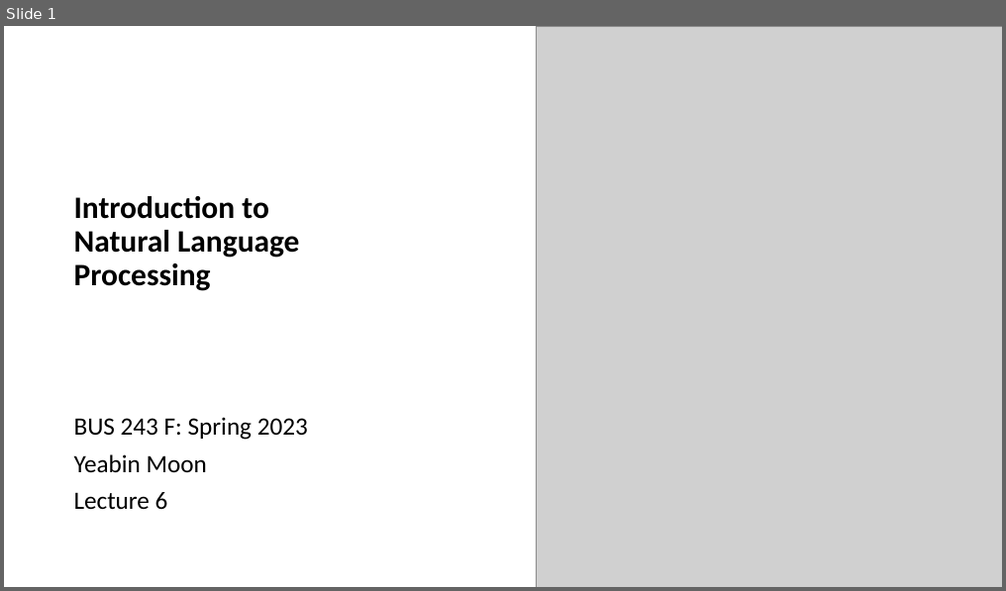
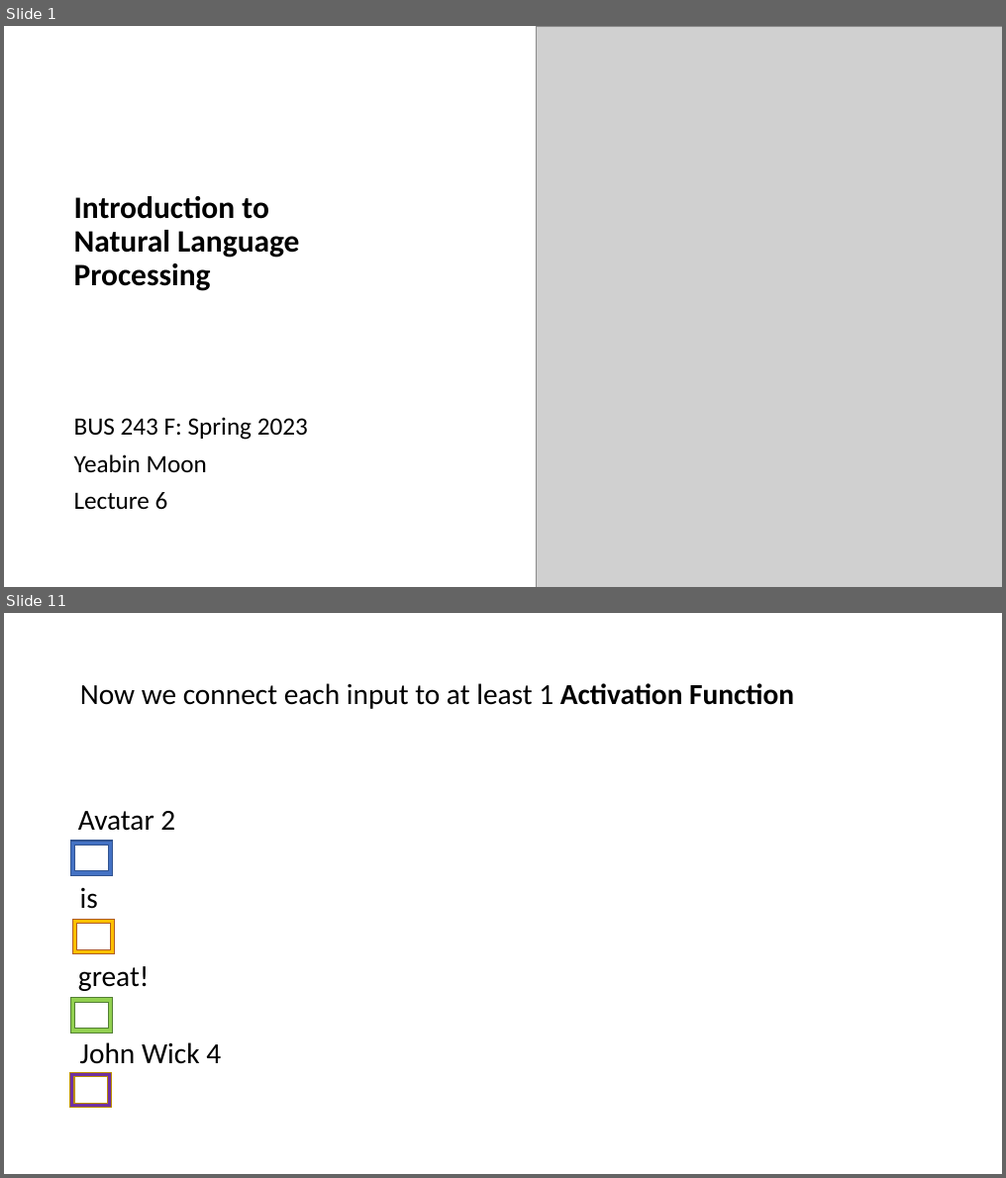
Before and after one commit to YeabinMoonEcon/BUS211, a slide deck: BUS243_NLP/lecture_notes/Lecture6_2.pptx. Shown one above the other, each under a label of ours: slide 1 before the commit, slides 1 and 11 after it; the slides between them are not shown. The pictures are 1006x591 and 1006x1178 pixels, drawn with LibreOffice and Linux fonts; fonts in the diff are those of the drawing; grey boxes stand for pictures. Boxes give left, top, right and bottom in pixels: in the first picture for what was removed or moved away, otherwise in the second. Text is boxed around its words. In the diff, an @@ line names an element or a change of style, - is before the commit and + after.

```diff
--- a/BUS243_NLP/lecture_notes/Lecture6_2.pptx
+++ b/BUS243_NLP/lecture_notes/Lecture6_2.pptx
@@ slide 11 added at [4, 613, 1002, 1174], background #FFFFFF @@
@@ text added at [80, 683, 794, 709], 28 pt, text #000000 @@
+Now we connect each input to at least 1 Activation Function
@@ text added at [78, 811, 175, 831], 28 pt, text #000000 @@
+Avatar 2
@@ frame added at [70, 841, 113, 875], fill #4472C4, outline #325491 1 pt @@
@@ text added at [80, 888, 98, 909], 28 pt, text #000000 @@
+is
@@ frame added at [73, 919, 115, 955], fill #FFC000, outline #AF5C24 1 pt @@
@@ text added at [78, 966, 149, 991], 28 pt, text #000000 @@
+great!
@@ frame added at [70, 998, 113, 1033], fill #92D050, outline #538035 1 pt @@
@@ text added at [80, 1043, 221, 1064], 28 pt, text #000000 @@
+John Wick 4
@@ frame added at [70, 1072, 112, 1108], fill #7030A0, outline #BD8E00 1 pt @@
```
Also in this commit, not shown: 91 other slides added, 12 slides removed, 2 other files.
